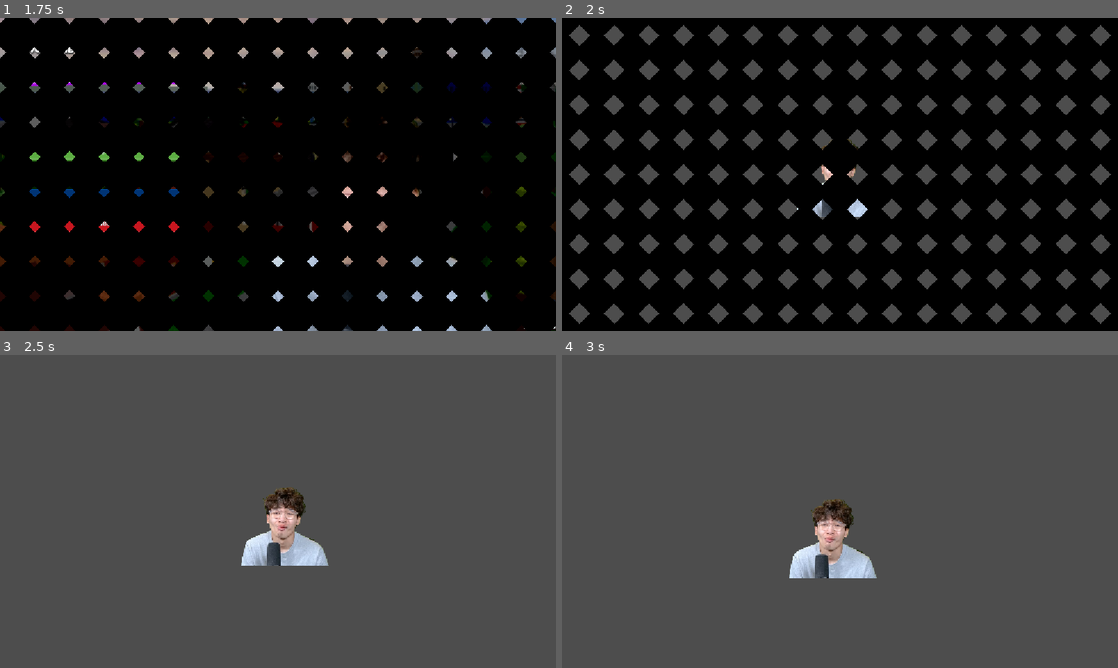
Above: before the commit, frames 1-4 (two rows, left to right).
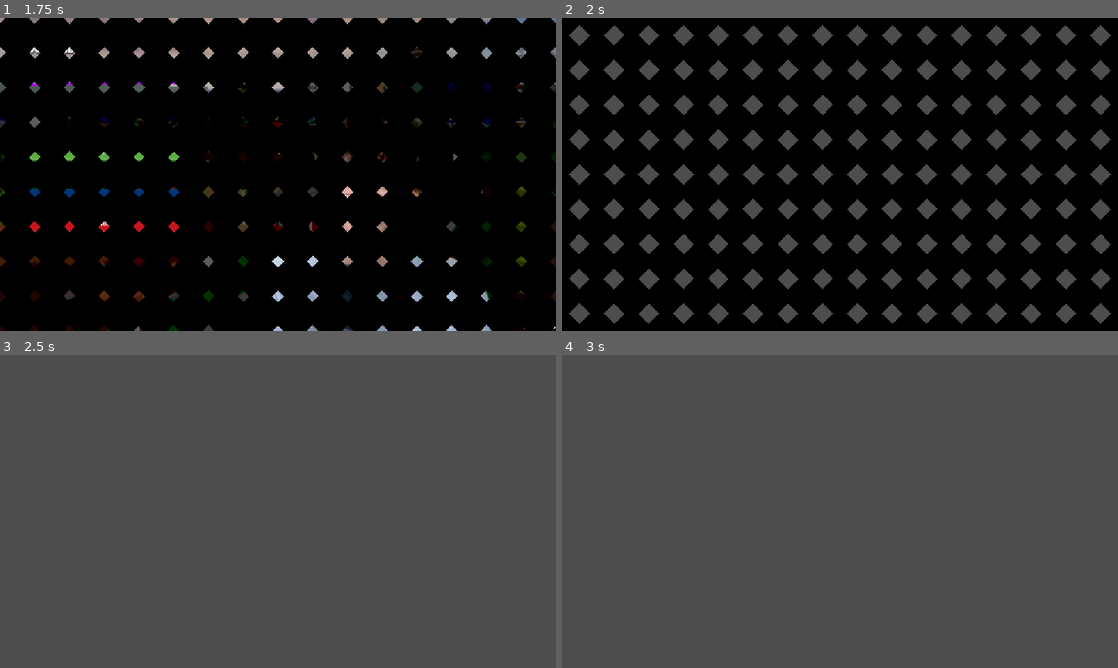
Above: after the commit, the same moments.

Repository: TrueDotBin/ELEVENZTOWN
Game: Godot game, scene res://scenes/ui/splash.tscn
The game is run twice, just before and just after one commit, with the same random seed, the same clock (stepped at 60 frames per second) and the same inputs. Video files are missing from this copy of the repository; at most half a second of black plays in their place. Sound files missing from this copy of the repository are replaced by a short silence.
Inputs (mouse positions are in pixels of both pictures, inside the frame that each line leads up to):
- Up to frame 1 (1.75 s): tap Enter at 0.5 s; move the mouse to (400, 158) at 0.52 s; hold D (right) 0.53-1.25 s; tap W (jump) at 0.6, 0.77, 1.07 s; click "play!" at 1.25 s
- Up to frame 2 (2 s): no input
- Up to frame 3 (2.5 s): move the mouse to (166, 527) at 2.02 s; hold D (right) from 2.03 s (still down); tap W (jump) at 2.1, 2.27 s
- Up to frame 4 (3 s): tap W (jump) at 2.57, 2.85 s; move the mouse to (895, 442) at 2.77 s; release D (right) at 2.78 s; hold A (left) from 2.78 s (still down)

Frame 1 is identical in both runs. In frame 2, 0.3% of the frame differs, in the area x 42-55%, y 38-64%; in frame 3, 2.1%; in frame 4, 2.1%, in the area x 40-57%, y 46-72%.

Commit message:
Prepare for 3D migration

Diff:
--- a/scenes/game/game.tscn
+++ b/scenes/game/game.tscn
@@ -1,23 +1,3 @@
 [gd_scene format=3 uid="uid://bgw5bicr6chj1"]
 
-[ext_resource type="Script" uid="uid://7yup1vvo8ihr" path="res://scripts/game/player.gd" id="1_7h61r"]
-[ext_resource type="Texture2D" uid="uid://dj4xhtl4wkrxh" path="res://assets/sprites/elevenz.png" id="1_sul5r"]
-
-[sub_resource type="RectangleShape2D" id="RectangleShape2D_nurnf"]
-size = Vector2(160, 150)
-
-[node name="Game" type="Node2D" unique_id=1240502376]
-
-[node name="Player" type="CharacterBody2D" parent="." unique_id=1671930079]
-script = ExtResource("1_7h61r")
-
-[node name="Camera" type="Camera2D" parent="Player" unique_id=324463249]
-position_smoothing_enabled = true
-position_smoothing_speed = 15.0
-
-[node name="Sprite" type="Sprite2D" parent="Player" unique_id=2096782650]
-scale = Vector2(0.35, 0.35)
-texture = ExtResource("1_sul5r")
-
-[node name="CollisionShape2D" type="CollisionShape2D" parent="Player" unique_id=1342330499]
-shape = SubResource("RectangleShape2D_nurnf")
+[node name="Game" type="Node3D" unique_id=1496960987]
--- a/scenes/ui/main_menu.tscn
+++ b/scenes/ui/main_menu.tscn
@@ -172,11 +172,15 @@
 [b]Sound Effects[/b]
 true.bin
 
+[b]3D Models[/b]
+Classic Roblox - Happy Home in Robloxia by JackNet on Thingiverse: https://www.thingiverse.com/thing:1685487
+
 [b]Tools[/b]
 - Godot Engine (Game Engine)
 - FL Studio (Sound Effects)
 - Paint.NET (Art)
 - remove.bg (Background Removal)
+- Blender (Modeling/Converting models to GLB format)
 
 [font_size=24]Thank you for playing![/font_size]"
 horizontal_alignment = 1
--- a/scripts/game/player.gd
+++ /dev/null
@@ -1,20 +0,0 @@
-extends CharacterBody2D
-
-@export_category("Movement")
-@export var speed = 300.0
-@export var jump_velocity = -400.0
-
-func _physics_process(delta: float) -> void:
-	if not is_on_floor():
-		velocity += get_gravity() * delta
-
-	if Input.is_action_just_pressed("jump") and is_on_floor():
-		velocity.y = jump_velocity
-
-	var direction := Input.get_axis("left", "right")
-	if direction:
-		velocity.x = direction * speed
-	else:
-		velocity.x = move_toward(velocity.x, 0, speed)
-
-	move_and_slide()
Not shown, added: assets/models/happyhome-parts.mtl
Not shown, added: assets/models/happyhome.mtl
Binary file added: assets/models/house.glb
Not shown, added: assets/models/house.glb.import
Not shown, removed: scripts/game/player.gd.uid
